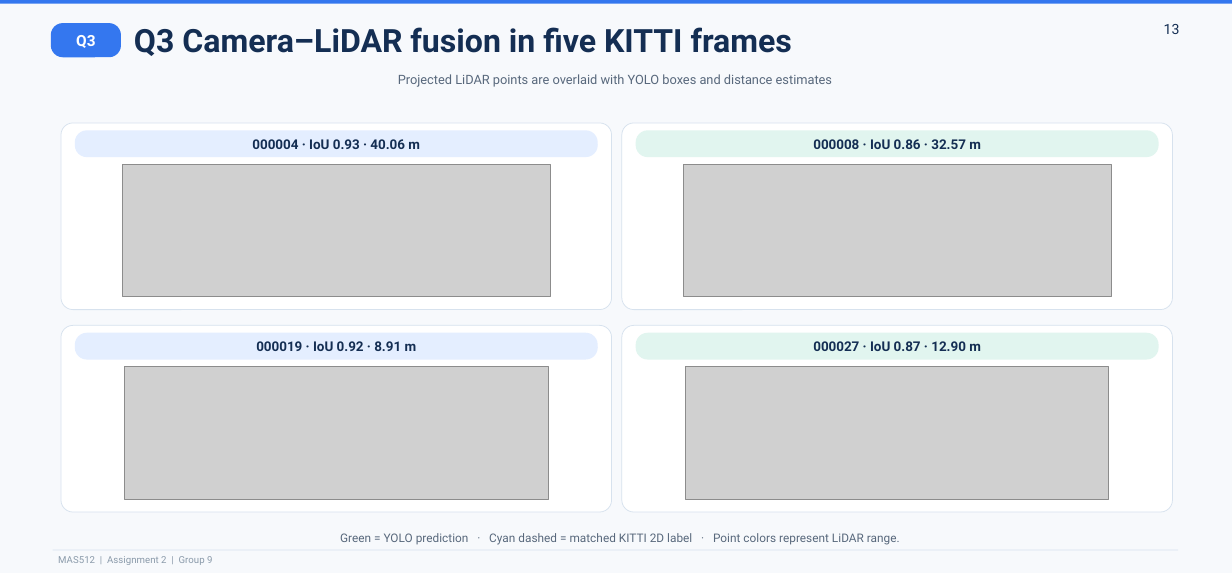
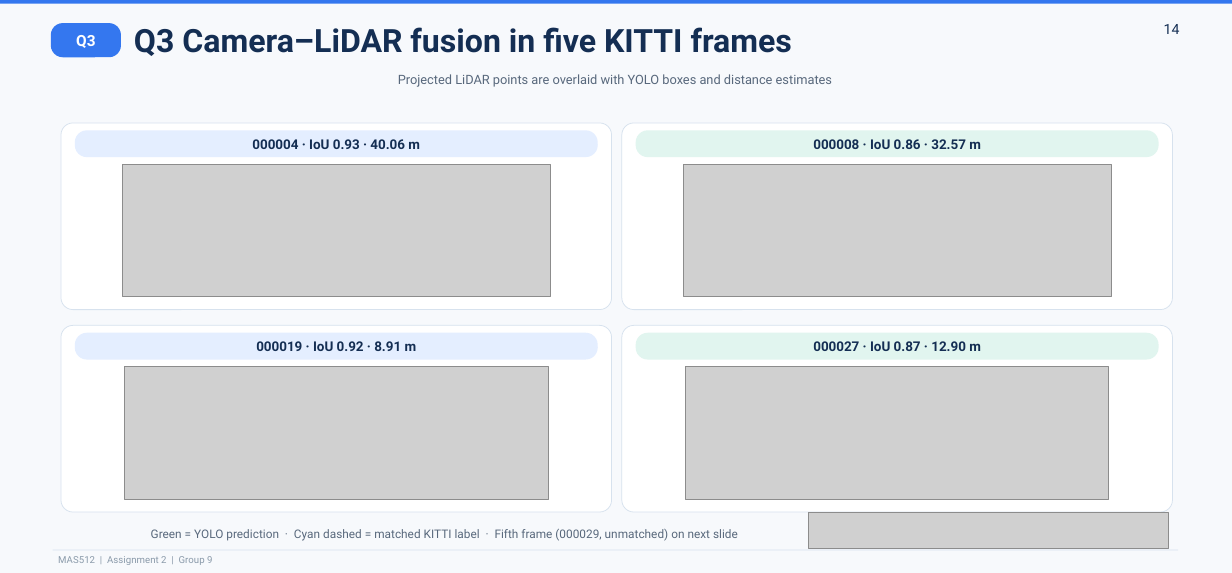
Before and after one commit to hedheddaw-stack/MAS512_Group9, a slide deck: slide 14 of MAS512_Assignment_2_gr9.pptx (slide 13 before the commit). Drawn at 1232x573 pixels with LibreOffice and Linux fonts; fonts in the diff are those of the drawing; grey boxes stand for pictures. Boxes give left, top, right and bottom in pixels: in the first picture for what was removed or moved away, otherwise in the second. Text is boxed around its words. In the diff, an @@ line names an element or a change of style, - is before the commit and + after.

```diff
--- a/MAS512_Assignment_2_gr9.pptx
+++ b/MAS512_Assignment_2_gr9.pptx
@@ text at (x1=1164, y1=24, x2=1180, y2=34): text changed @@
-13
+14
@@ text at (x1=151, y1=529, x2=738, y2=541): text changed @@
-Green = YOLO prediction · Cyan dashed = matched KITTI 2D label · Point colors represent LiDAR range.
+Green = YOLO prediction · Cyan dashed = matched KITTI label · Fifth frame (000029, unmatched) on next slide
@@ picture added at (x1=809, y1=513, x2=1169, y2=548) @@
```
Also in this commit, not shown: 10 other slides changed, 1 slide added, 1 slide removed.
